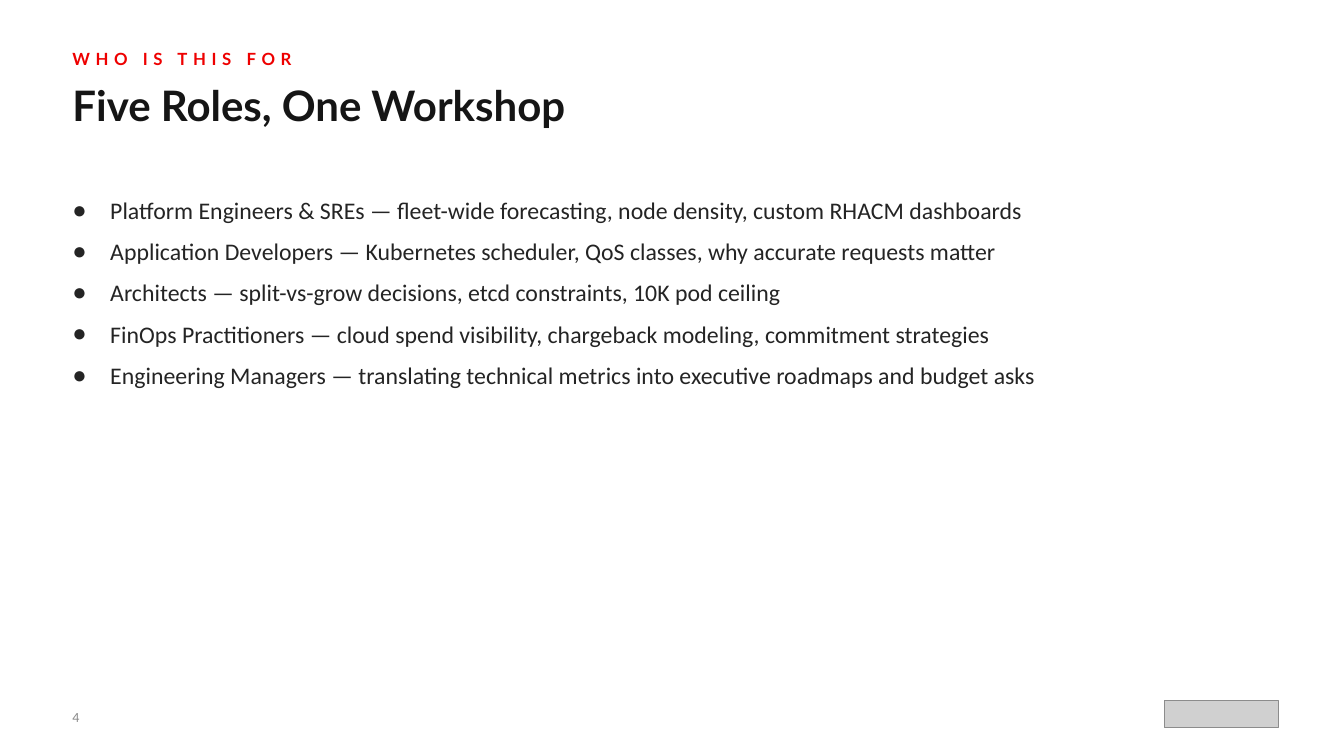
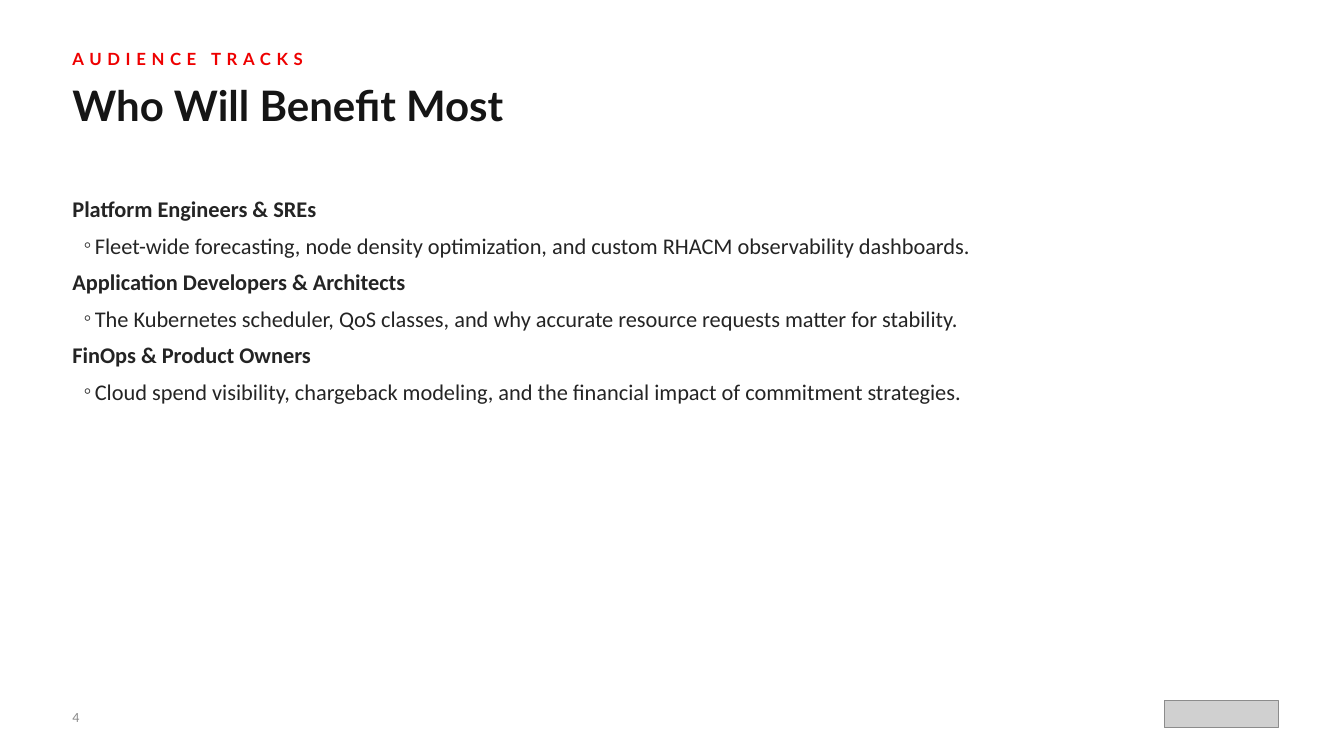
Before and after one commit to tosin2013/capacity-planning-lab-guide, a slide deck: slide 4 of presentation/capacity-planning-workshop-r01.0.pptx. Drawn at 1344x756 pixels with LibreOffice and Linux fonts; fonts in the diff are those of the drawing; grey boxes stand for pictures. Boxes give left, top, right and bottom in pixels: in the first picture for what was removed or moved away, otherwise in the second. Text is boxed around its words. In the diff, an @@ line names an element or a change of style, - is before the commit and + after.

Commit message:
Rebuild workshop presentation deck with new diagrams and align RHACM version
Replace the prior presentation with a 27-slide programmatic deck covering
business problem, architecture, all 9 modules, outcomes, and 90-day action
plan. Add 4 new diagrams (hub-student architecture, observability data flow,
workshop journey, maturity model). Align README RHACM version to 2.16+ to
match the deployment config and lab guide.

```diff
--- a/presentation/capacity-planning-workshop-r01.0.pptx
+++ b/presentation/capacity-planning-workshop-r01.0.pptx
@@ text at bbox=[72, 52, 303, 65]: text changed @@
-WHO IS THIS FOR
+AUDIENCE TRACKS
@@ text at bbox=[72, 89, 503, 122]: text changed @@
-Five Roles, One Workshop
+Who Will Benefit Most
@@ text at bbox=[72, 201, 970, 404]: text changed; size 17 to 16 pt @@
-● Platform Engineers & SREs — fleet-wide forecasting, node density, custom RHACM dashboards
-● Application Developers — Kubernetes scheduler, QoS classes, why accurate requests matter
-● Architects — split-vs-grow decisions, etcd constraints, 10K pod ceiling
-● FinOps Practitioners — cloud spend visibility, chargeback modeling, commitment strategies
-● Engineering Managers — translating technical metrics into executive roadmaps and budget asks
+Platform Engineers & SREs
+  ◦ Fleet-wide forecasting, node density optimization, and custom RHACM observability dashboards.
+Application Developers & Architects
+  ◦ The Kubernetes scheduler, QoS classes, and why accurate resource requests matter for stability.
+FinOps & Product Owners
+  ◦ Cloud spend visibility, chargeback modeling, and the financial impact of commitment strategies.
```
Also in this commit, not shown: 15 other slides changed, 11 slides added, 7 slides removed, 20 other files.
